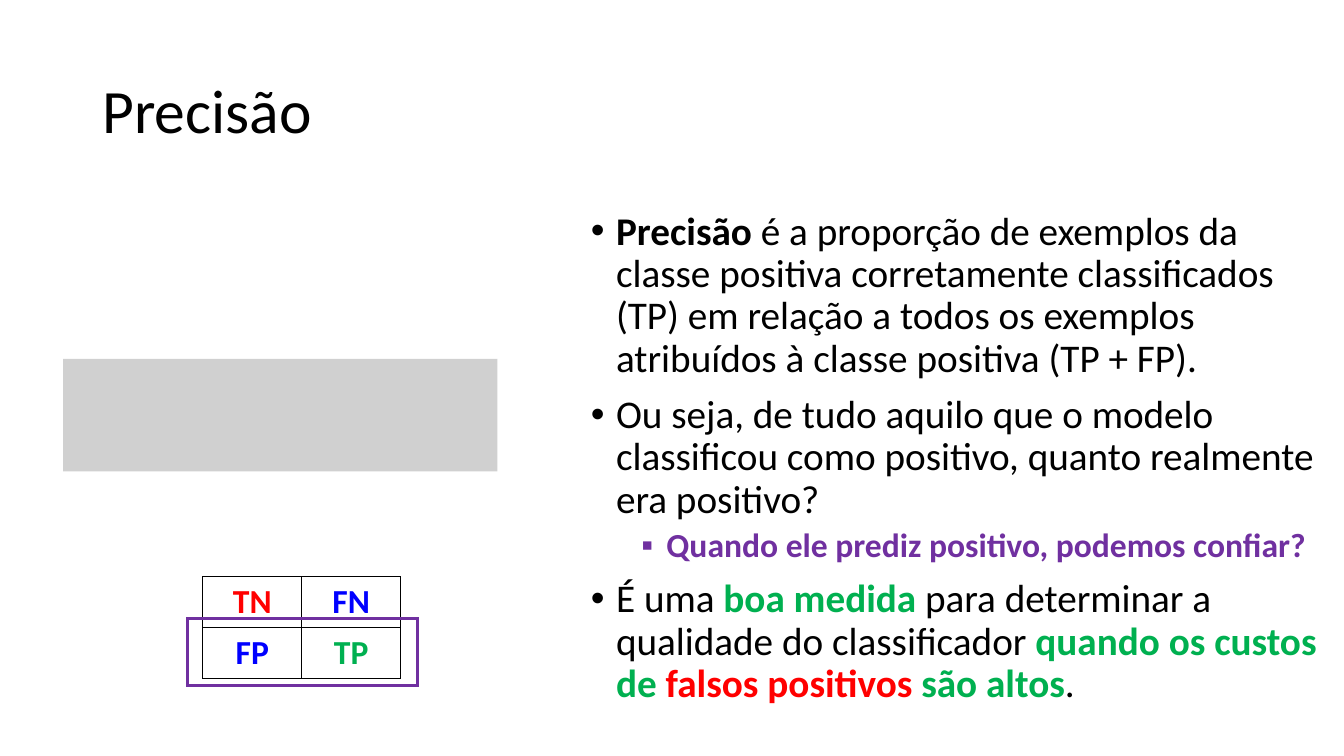
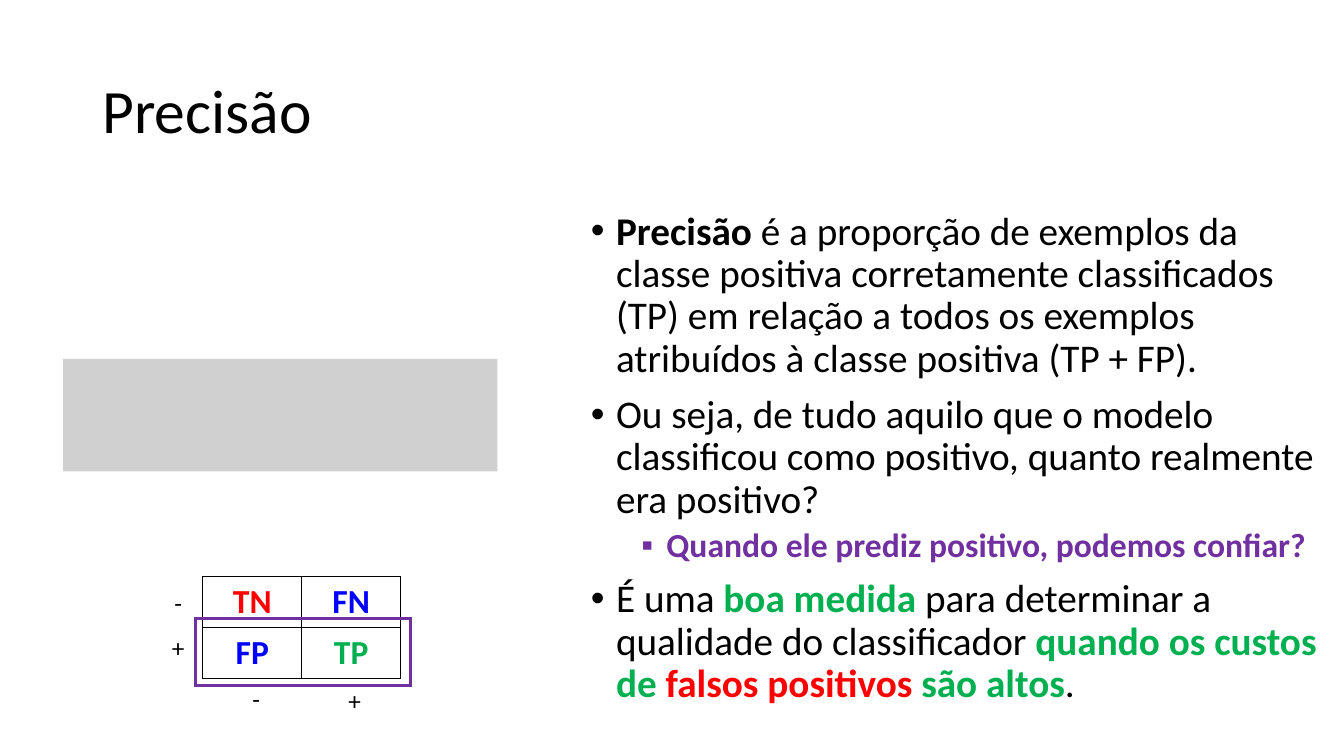
Before and after one commit to zz4fap/c24_inteligencia_artificial, a slide deck: slide 15 of slides/C24_Métricas_de_Classificação.pptx (slide 14 before the commit). Drawn at 1344x756 pixels with LibreOffice and Linux fonts; fonts in the diff are those of the drawing; grey boxes stand for pictures. Boxes give left, top, right and bottom in pixels: in the first picture for what was removed or moved away, otherwise in the second. Text is boxed around its words. In the diff, an @@ line names an element or a change of style, - is before the commit and + after.

```diff
--- a/slides/C24_Métricas_de_Classificação.pptx
+++ b/slides/C24_Métricas_de_Classificação.pptx
@@ text added at (x1=164, y1=583, x2=193, y2=623), 18 pt, text #000000 @@
+-
@@ text added at (x1=162, y1=627, x2=196, y2=667), 18 pt, text #000000 @@
++
@@ rectangle resized from (x1=188, y1=619, x2=418, y2=686) to (x1=195, y1=619, x2=411, y2=686) @@
@@ text added at (x1=243, y1=679, x2=271, y2=719), 18 pt, text #000000 @@
+-
@@ text added at (x1=339, y1=681, x2=372, y2=721), 18 pt, text #000000 @@
++
```
Also in this commit, not shown: 2 other slides changed, 1 slide added.
